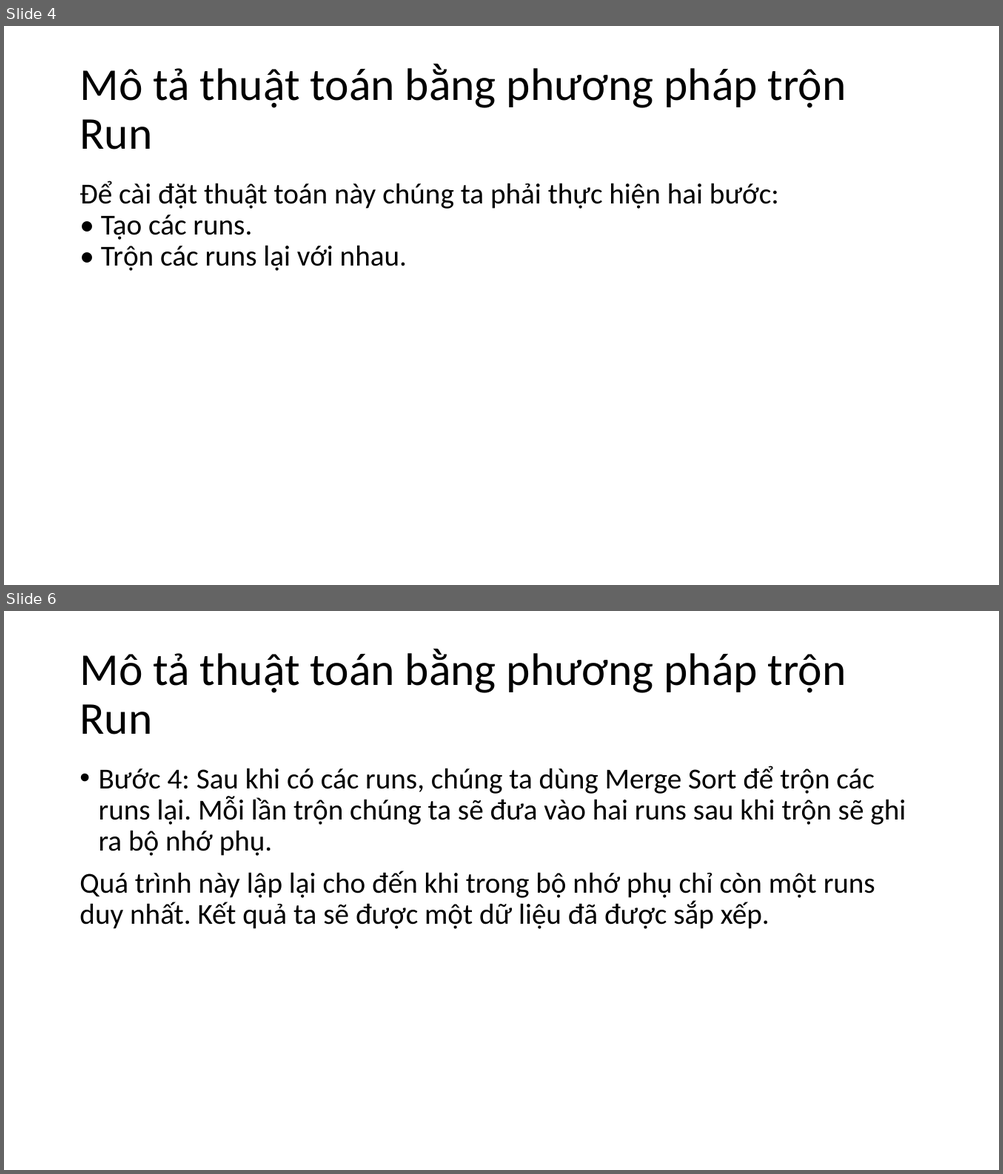
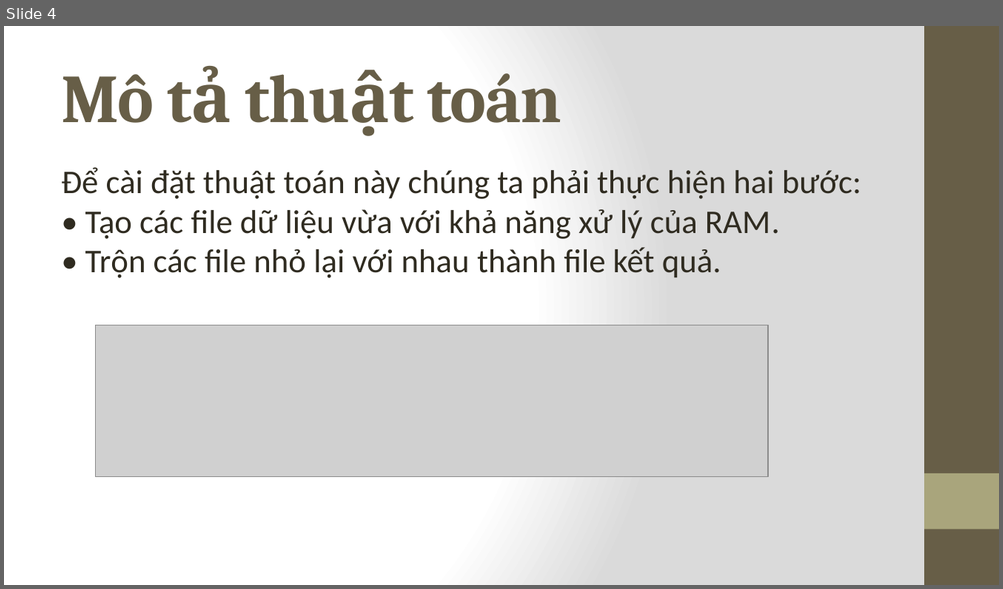
Before and after one commit to unicorn-vn/cs523-o11-team-12, a slide deck: slide/Sắp xếp ngoại (External Sort).pptx. Shown one above the other, each under a label of ours: slides 4 and 6 before the commit, slide 4 after it; the slides between them are not shown. The pictures are 1003x1174 and 1003x589 pixels, drawn with LibreOffice and Linux fonts; fonts in the diff are those of the drawing; grey boxes stand for pictures. Boxes give left, top, right and bottom in pixels: in the first picture for what was removed or moved away, otherwise in the second. Text is boxed around its words. In the diff, an @@ line names an element or a change of style, - is before the commit and + after.

```diff
--- a/slide/Sắp xếp ngoại (External Sort).pptx
+++ b/slide/Sắp xếp ngoại (External Sort).pptx
@@ slide 6 removed at <box>4,611,999,1170</box>, background #FFFFFF @@
@@ title removed at <box>79,649,846,735</box> @@
-Mô tả thuật toán bằng phương pháp trộn Run
@@ text removed at <box>79,766,905,929</box> @@
-• Bước 4: Sau khi có các runs, chúng ta dùng Merge Sort để trộn các runs lại. Mỗi lần trộn chúng ta sẽ đưa vào hai runs sau khi trộn sẽ ghi ra bộ nhớ phụ.
-Quá trình này lập lại cho đến khi trong bộ nhớ phụ chỉ còn một runs duy nhất. Kết quả ta sẽ được một dữ liệu đã được sắp xếp.
@@ slide 4 changed as well @@
@@ background #FFFFFF to gradient #FFFFFF to #DADADA @@
@@ rectangle added at <box>924,26,999,585</box>, fill #675E47 @@
@@ title at <box>61,74,345,199</box>: text changed; size 44 to 66 pt; font Calibri to Cambria; text colour #000000 to #675E47; bold on @@
-Mô tả thuật toán bằng phương pháp trộn Run
+Mô tả thuật toán
@@ text at <box>61,167,861,278</box>: text changed; size 28 to 32 pt; text colour #000000 to #2F2B20 @@
-Để cài đặt thuật toán này chúng ta phải thực hiện hai bước:
-• Tạo các runs.
-• Trộn các runs lại với nhau.
+Để cài đặt thuật toán này chúng ta phải thực hiện hai bước:
+• Tạo các file dữ liệu vừa với khả năng xử lý của RAM.
+• Trộn các file nhỏ lại với nhau thành file kết quả.
@@ picture added at <box>96,325,768,477</box> @@
@@ rectangle added at <box>924,474,999,530</box>, fill #A9A57C @@
```
Also in this commit, not shown: 7 other slides changed, 4 slides added, 1 other slide removed.
